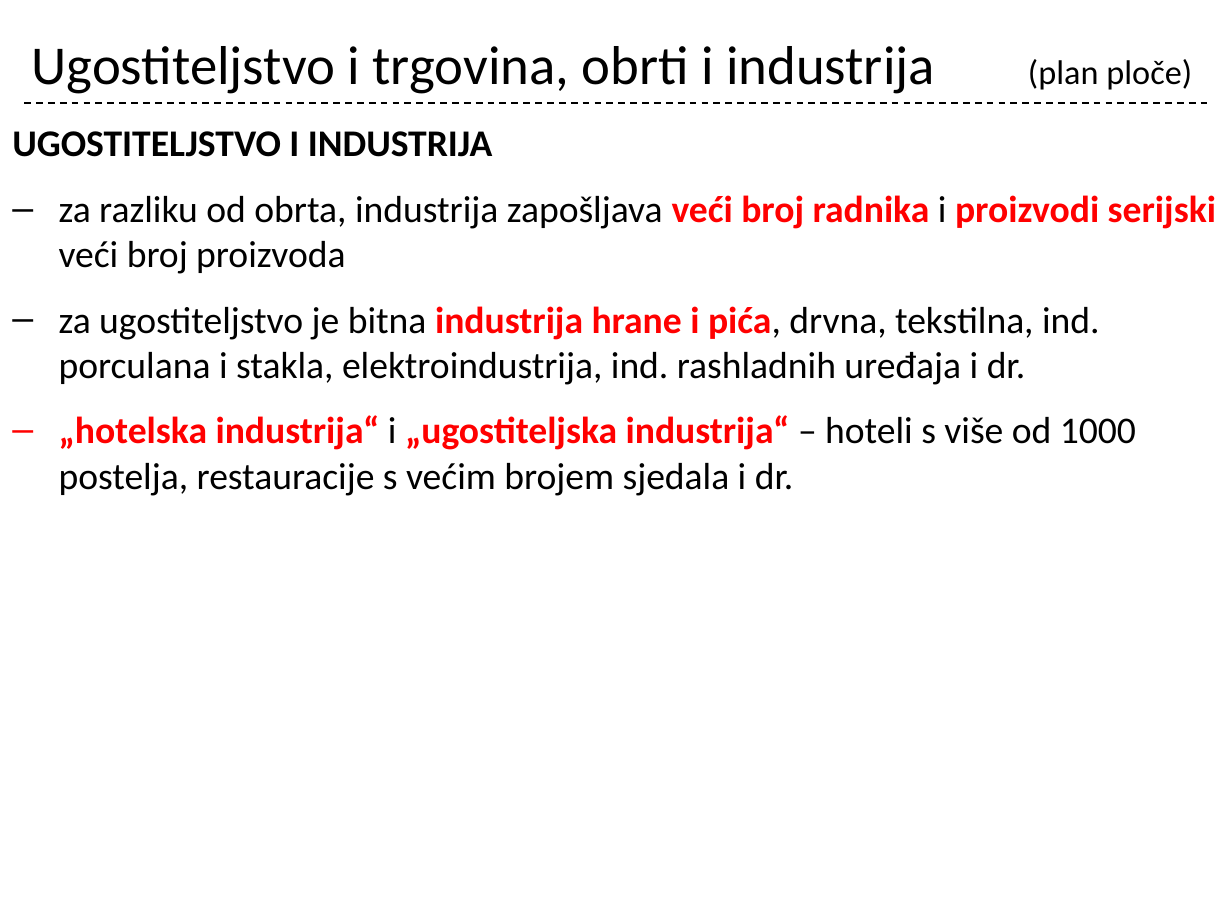
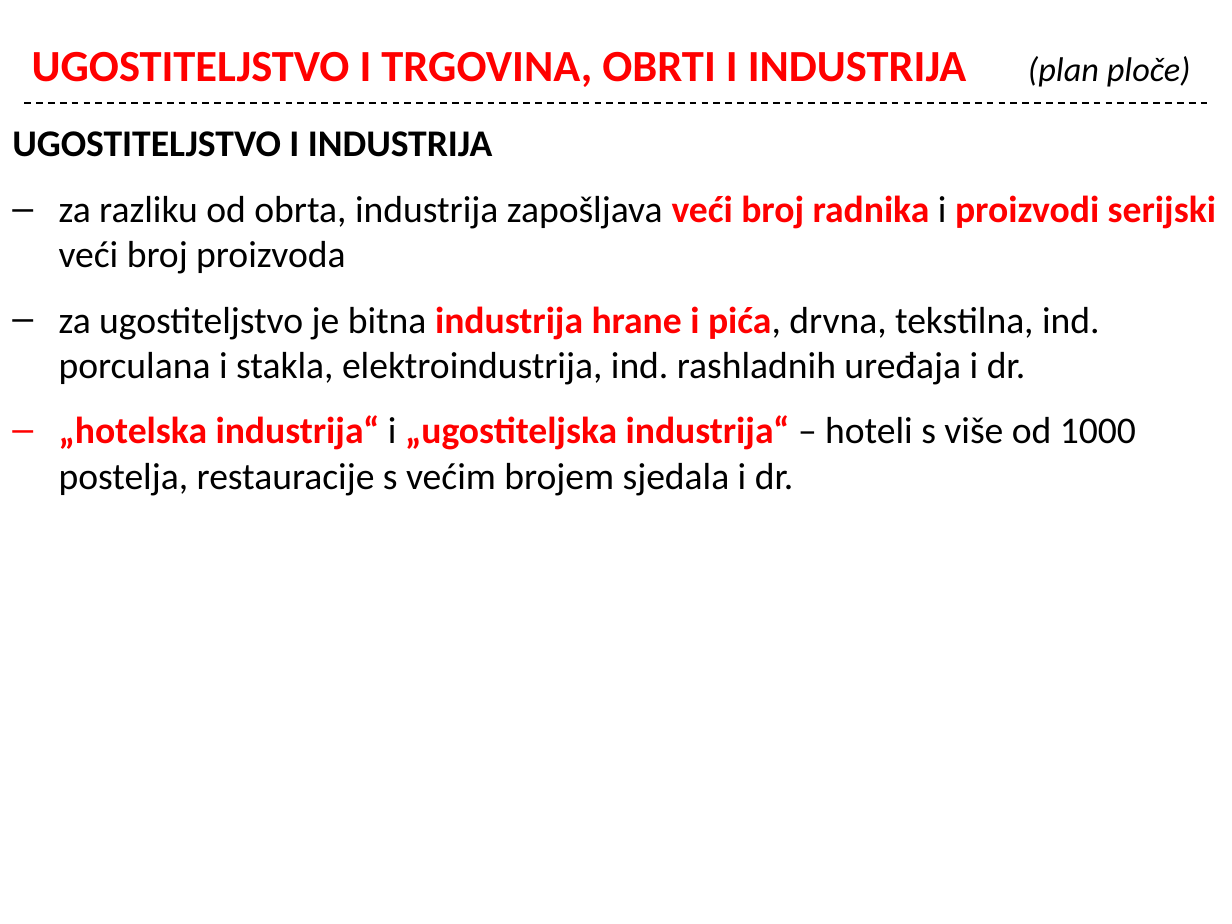
Before and after one commit to cornx/print, a slide deck: slide 31 of data/organizacija/002_Ugostiteljstvo_kao_gosp_djelatnost.pptx. Drawn at 1232x924 pixels with LibreOffice and Linux fonts; fonts in the diff are those of the drawing. Boxes give left, top, right and bottom in pixels: in the first picture for what was removed or moved away, otherwise in the second. Text is boxed around its words. In the diff, an @@ line names an element or a change of style, - is before the commit and + after.

```diff
--- a/data/organizacija/002_Ugostiteljstvo_kao_gosp_djelatnost.pptx
+++ b/data/organizacija/002_Ugostiteljstvo_kao_gosp_djelatnost.pptx
@@ title at box(32, 51, 1191, 87): text changed; size 32 to 26 pt; text colour #000000 to #FF0000; bold on @@
-Ugostiteljstvo i trgovina, obrti i industrija (plan ploče)
+UGOSTITELJSTVO I TRGOVINA, OBRTI I INDUSTRIJA (plan ploče)
```
Also in this commit, not shown: 24 other slides changed.
